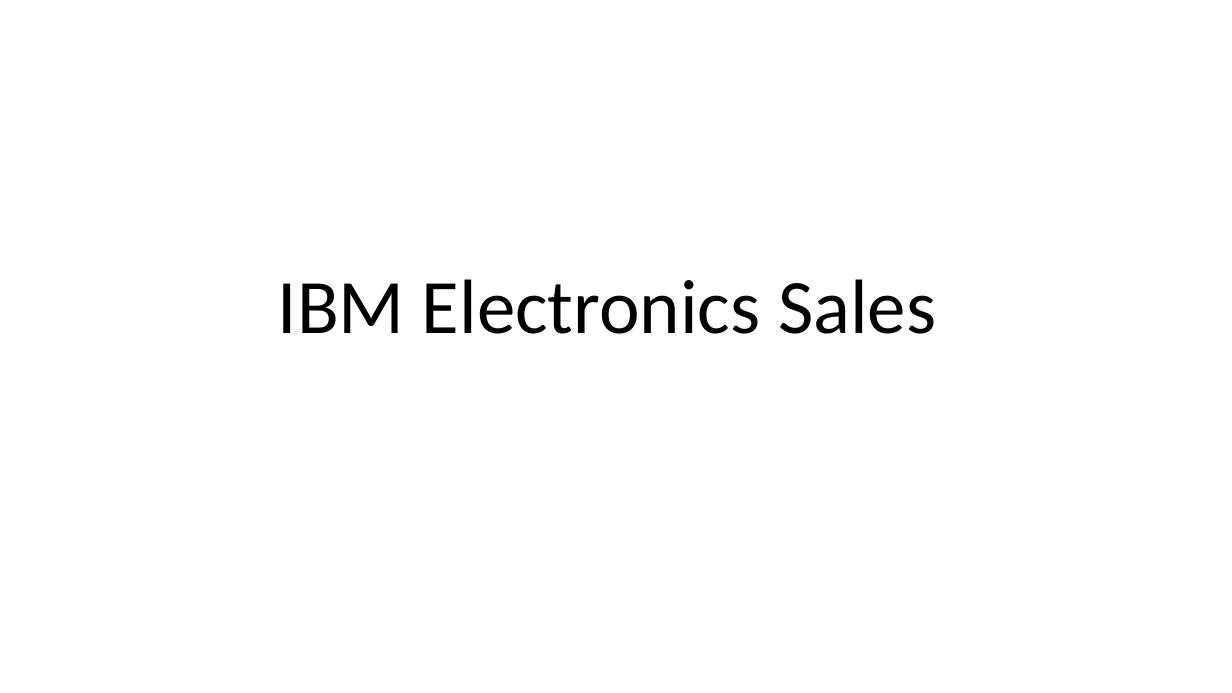
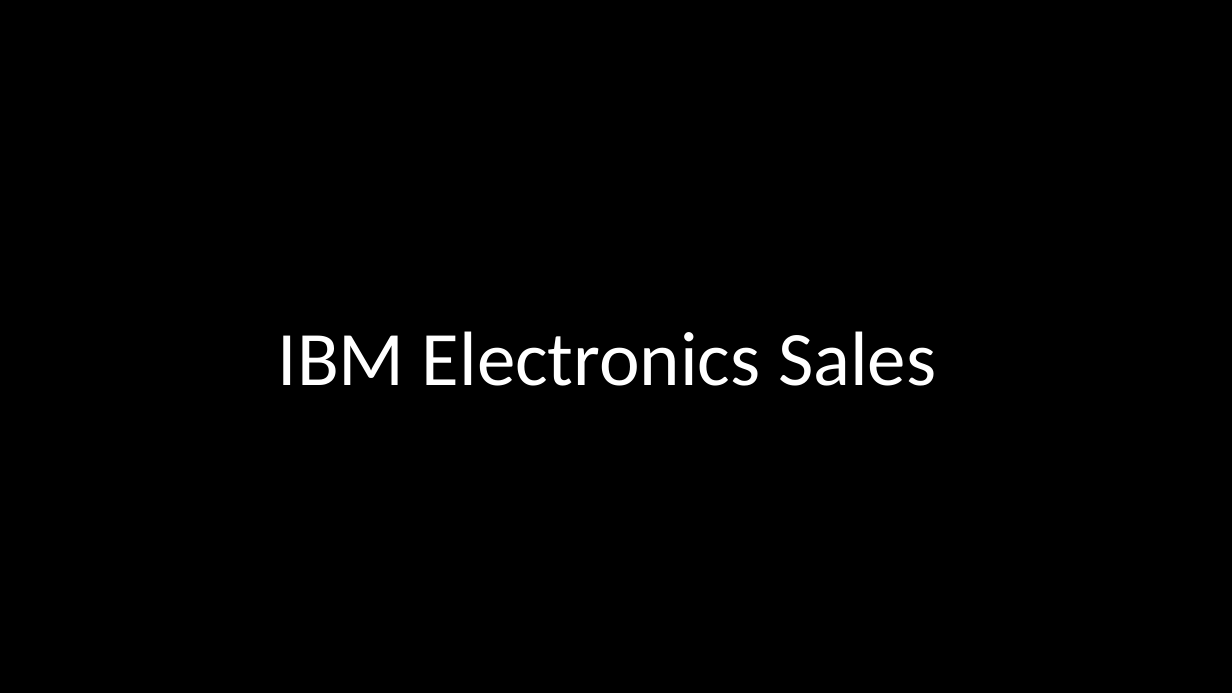
Before and after one commit to AkhilGurrapu/IBM-Electroni-Sales-Report-Tableau, a slide deck: slide 1 of IBM Electronics Sales .pptx. Drawn at 1232x693 pixels with LibreOffice and Linux fonts; fonts in the diff are those of the drawing; background and template pictures are left out. Boxes give left, top, right and bottom in pixels: in the first picture for what was removed or moved away, otherwise in the second. Text is boxed around its words. In the diff, an @@ line names an element or a change of style, - is before the commit and + after.

```diff
--- a/IBM Electronics Sales .pptx
+++ b/IBM Electronics Sales .pptx
@@ background #FFFFFF to picture (left out) @@
@@ title "IBM Electronics Sales" at <box>278,331,936,386</box>: text colour #000000 to #FFFFFF @@
```
Also in this commit, not shown: 6 other files.
